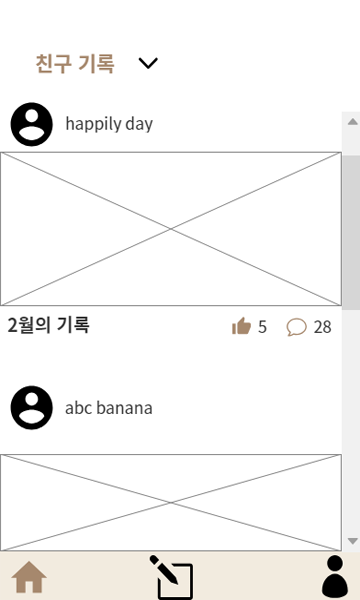
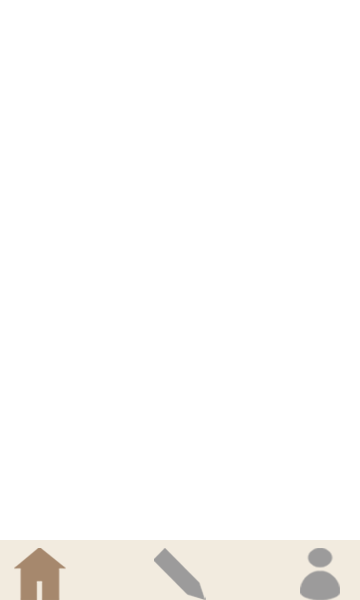
Before/after of a 360x600 layered artwork. What changed in the layer stack:
added group "footer" with 5 layers above "ex" over (0, 540, 360, 600)
showed "my", moved it into group "footer", painted on it over (300, 548, 347, 600)
showed "write", moved it into group "footer", painted on it over (154, 548, 206, 600)
added layer "HOME" in group "footer" over (14, 548, 66, 600)
added layer "background" (1st of 2, in "footer") in group "footer" over (0, 540, 360, 600)
renamed "Layer 3" to "ex", hid it over (0, 53, 360, 600)
